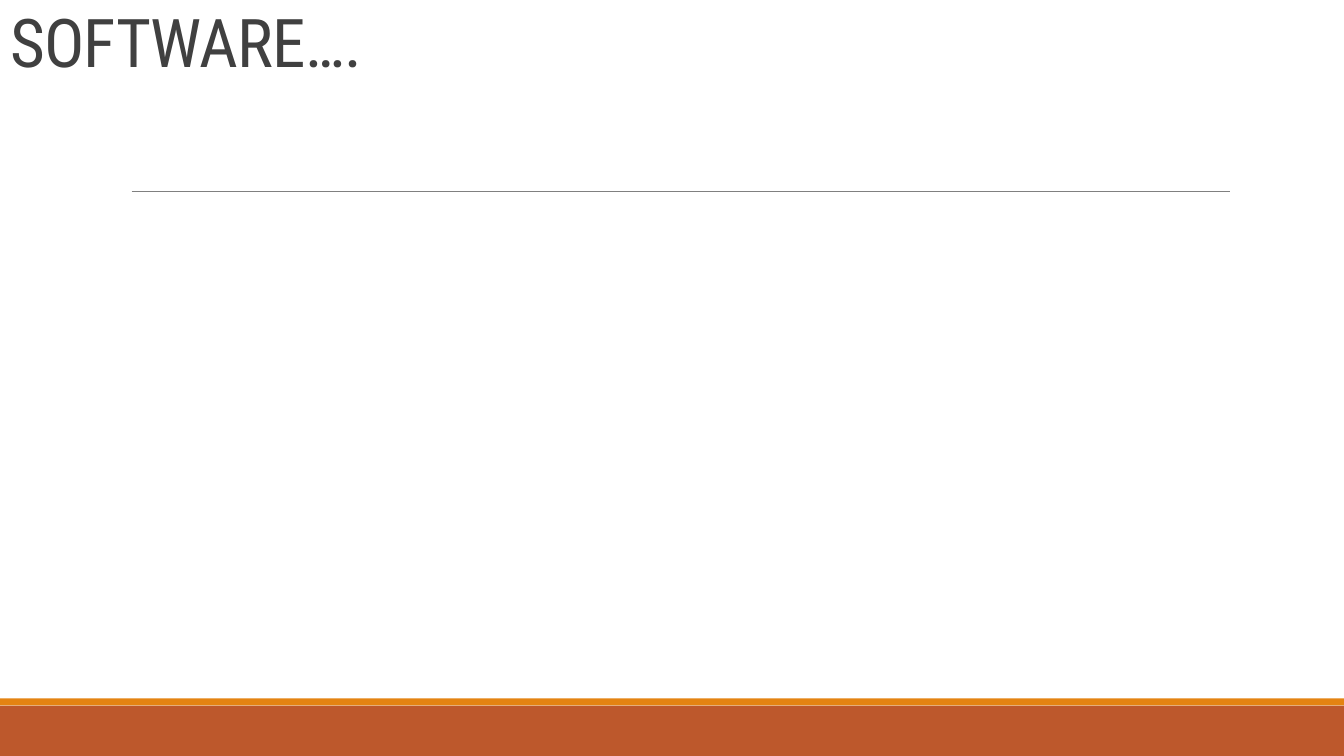
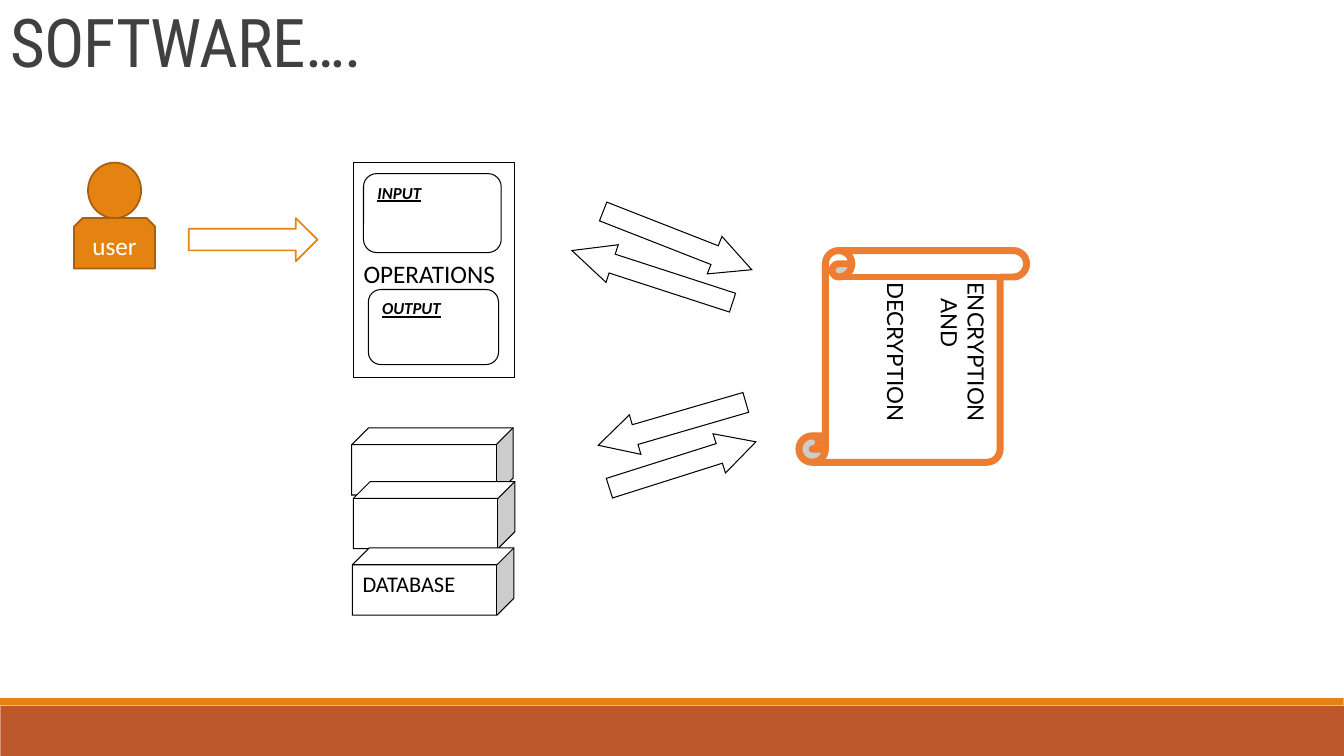
Before and after one commit to ASHISH-GITHUB2495/PROJECT-MARCROSS, a slide deck: slide 9 of WELCOME.pptx. Drawn at 1344x756 pixels with LibreOffice and Linux fonts; fonts in the diff are those of the drawing. Boxes give left, top, right and bottom in pixels: in the first picture for what was removed or moved away, otherwise in the second. Text is boxed around its words. In the diff, an @@ line names an element or a change of style, - is before the commit and + after.

```diff
--- a/WELCOME.pptx
+++ b/WELCOME.pptx
@@ ellipse added at [88, 162, 141, 218], fill #E48312, outline #A9610D 1.25 pt @@
@@ rectangle added at [354, 162, 515, 378], fill #FFFFFF, outline #000000 0.75 pt, 18 pt, text #000000 @@
+OPERATIONS
@@ rounded rectangle added at [364, 173, 502, 252], fill #FFFFFF, outline #000000 0.75 pt, 12 pt, text #000000, bold, italic, underline @@
+INPUT
@@ line removed from (132, 192) to (1231, 192) @@
@@ right arrow added at [596, 193, 759, 289], fill #FFFFFF, outline #000000 0.75 pt @@
@@ snip same rect added at [74, 218, 154, 268], fill #E48312, outline #A9610D 1.25 pt, 18 pt, text #FFFFFF @@
+user
@@ right arrow added at [189, 218, 318, 261], fill #FFFFFF, outline #E48312 1.25 pt @@
@@ right arrow added at [566, 232, 739, 322], fill #FFFFFF, outline #000000 0.75 pt @@
@@ vertical scroll added at [800, 251, 1027, 463], fill #FFFFFF, outline #ED7D31 5 pt, 16 pt, text #000000 @@
+ENCRYPTION
+AND
+DECRYPTION
@@ rounded rectangle added at [368, 289, 498, 364], fill #FFFFFF, outline #000000 0.75 pt, 12 pt, text #000000, bold, italic, underline @@
+OUTPUT
@@ right arrow added at [592, 383, 751, 465], fill #FFFFFF, outline #000000 0.75 pt @@
@@ cube added at [352, 427, 513, 495], fill #FFFFFF, outline #000000 0.75 pt @@
@@ right arrow added at [603, 422, 762, 508], fill #FFFFFF, outline #000000 0.75 pt @@
@@ cube added at [354, 482, 515, 549], fill #FFFFFF, outline #000000 0.75 pt @@
@@ cube added at [353, 548, 514, 616], fill #FFFFFF, outline #000000 0.75 pt, 16 pt, text #000000 @@
+DATABASE
```
Also in this commit, not shown: 6 other slides changed, 4 slides added, 2 slides removed, 26 other files.
